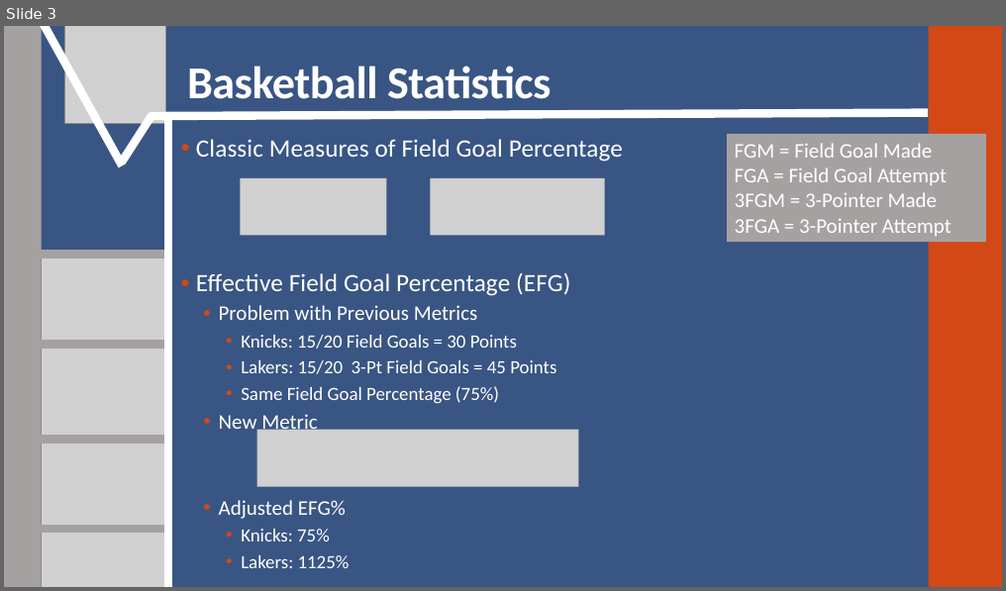
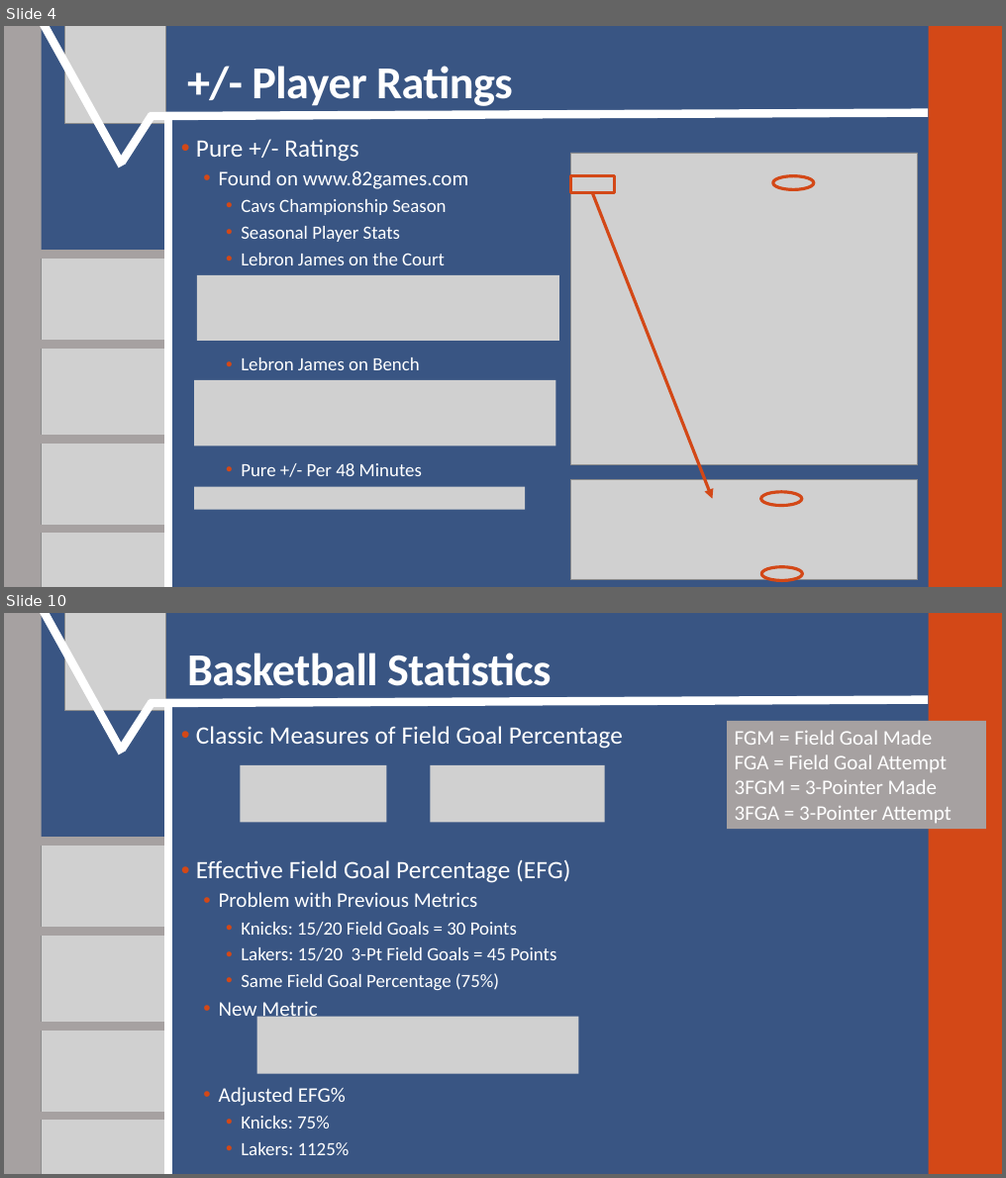
Before and after one commit to SuperMarioGiacomazzo/STOR390_WEBSITE, a slide deck: Slides/Basketball 2/Basketball_2_Lecture.pptx. Shown one above the other, each under a label of ours: slide 3 before the commit, slides 4 and 10 after it; the slides between them are not shown. The pictures are 1006x591 and 1006x1178 pixels, drawn with LibreOffice and Linux fonts; fonts in the diff are those of the drawing; grey boxes stand for pictures. Boxes give left, top, right and bottom in pixels: in the first picture for what was removed or moved away, otherwise in the second. Text is boxed around its words. In the diff, an @@ line names an element or a change of style, - is before the commit and + after.

```diff
--- a/Slides/Basketball 2/Basketball_2_Lecture.pptx
+++ b/Slides/Basketball 2/Basketball_2_Lecture.pptx
@@ slide 4 added at (4,26,1002,587), background #395583; not listed: 2 template elements that a slide beside it also shows @@
@@ line added from (40, 26) to (122, 166), #FFFFFF 8 pt @@
@@ picture added at (64,26,165,123) @@
@@ title added at (252,66,513,106), 44 pt, text #FFFFFF, bold @@
++/- Player Ratings
@@ line added from (150, 116) to (928, 113), #FFFFFF 8 pt @@
@@ line added from (122, 162) to (152, 115), #FFFFFF 8 pt @@
@@ line added from (168, 587) to (168, 115), #FFFFFF 8 pt @@
@@ text added at (196,139,468,476), 18 pt, text #FFFFFF @@
+• Pure +/- Ratings
+  • Found on www.82games.com
+    • Cavs Championship Season
+    • Seasonal Player Stats
+    • Lebron James on the Court
+    • Lebron James on Bench
+    • Pure +/- Per 48 Minutes
@@ picture added at (570,153,918,466) @@
@@ rectangle added at (570,175,614,193), outline #D34817 3 pt @@
@@ arrow added from (592, 193) to (712, 499), #D34817 3 pt @@
@@ ellipse added at (773,176,814,190), outline #D34817 3 pt @@
@@ line added from (35, 255) to (165, 255), #A6A1A1 8 pt @@
@@ picture added at (41,257,171,348) @@
@@ picture added at (197,275,559,341) @@
@@ line added from (34, 344) to (164, 344), #A6A1A1 8 pt @@
@@ picture added at (42,348,172,439) @@
@@ picture added at (194,380,555,447) @@
@@ line added from (35, 439) to (165, 439), #A6A6A6 8 pt @@
@@ line added from (35, 439) to (165, 439), #A6A1A1 8 pt @@
@@ picture added at (41,442,171,533) @@
@@ picture added at (194,487,525,509) @@
@@ picture added at (570,479,918,580) @@
@@ ellipse added at (761,492,802,506), outline #D34817 3 pt @@
@@ line added from (34, 529) to (164, 529), #A6A1A1 8 pt @@
@@ picture added at (42,533,172,587) @@
@@ ellipse added at (761,568,802,580), outline #D34817 3 pt @@
@@ what was slide 3 is now slide 10 @@
```
Also in this commit, not shown: 7 other slides added, 1 slide removed, 11 other files.
